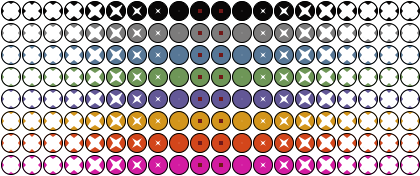
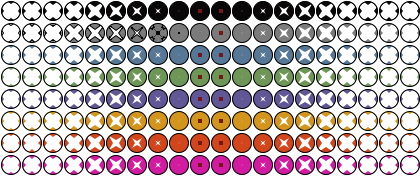
Layered file, before and after one edit (420×176). Changes by layer:
added layer "Camada 9" above "Elipse 1 copiar 10" over (2, 24, 202, 42)
